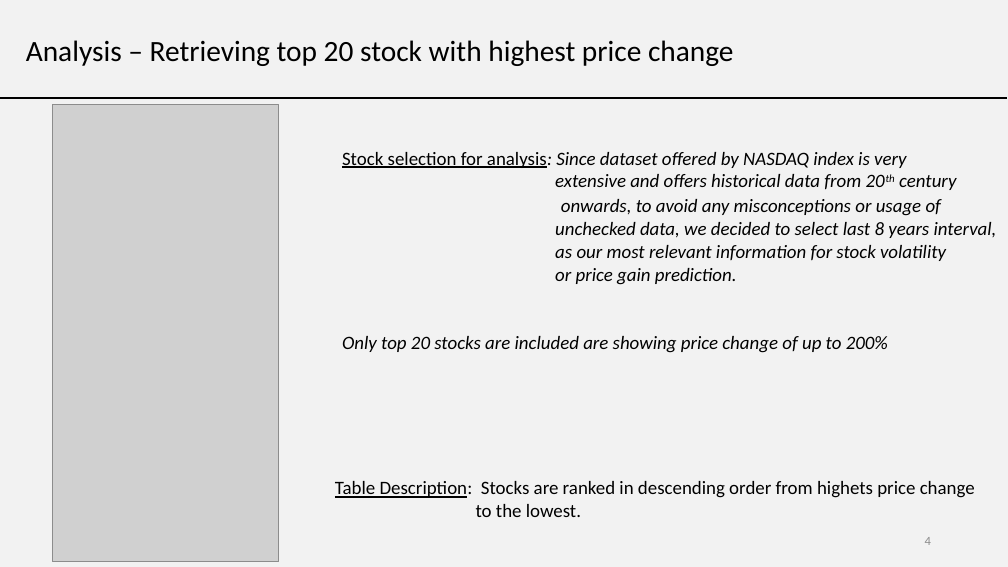
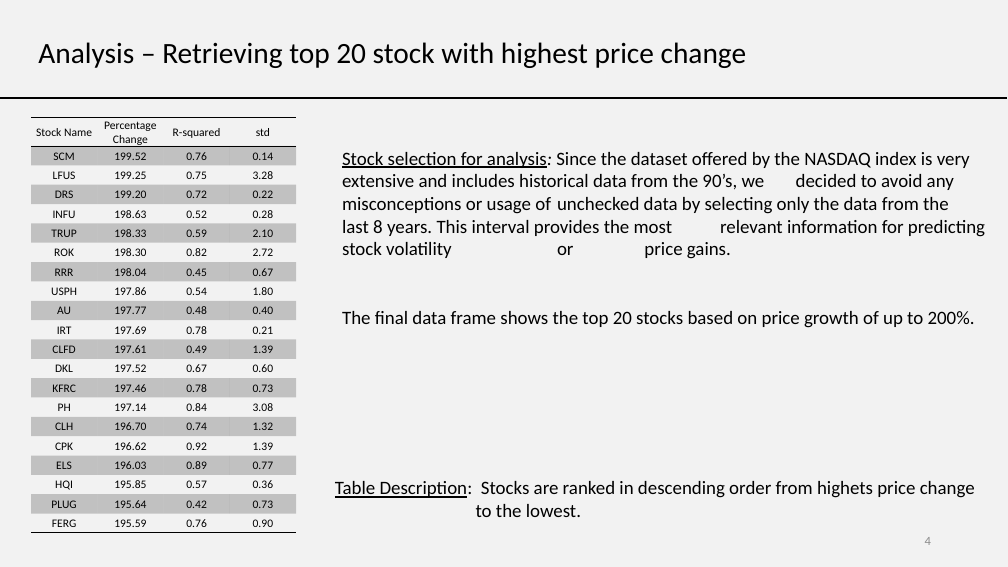
Before and after one commit to LevanGetia/Project-1, a slide deck: slide 4 of Project1 - stocks analysis PPT.pptx. Drawn at 1008x567 pixels with LibreOffice and Linux fonts; fonts in the diff are those of the drawing; grey boxes stand for pictures. Boxes give left, top, right and bottom in pixels: in the first picture for what was removed or moved away, otherwise in the second. Text is boxed around its words. In the diff, an @@ line names an element or a change of style, - is before the commit and + after.

```diff
--- a/Project1 - stocks analysis PPT.pptx
+++ b/Project1 - stocks analysis PPT.pptx
@@ text "Analysis – Retrieving top 20 ...": place and size @@
-text "Analysis – Retrieving top 20 ..." at <box>26,40,734,66</box>
+text "Analysis – Retrieving top 20 ..." at <box>38,42,747,68</box>
@@ table added at <box>31,117,297,533</box>, 21 rows, 4 columns @@
+Stock Name | Percentage Change | R-squared | std
+SCM | 199.52 | 0.76 | 0.14
+LFUS | 199.25 | 0.75 | 3.28
+DRS | 199.20 | 0.72 | 0.22
+INFU | 198.63 | 0.52 | 0.28
+TRUP | 198.33 | 0.59 | 2.10
+ROK | 198.30 | 0.82 | 2.72
+RRR | 198.04 | 0.45 | 0.67
+USPH | 197.86 | 0.54 | 1.80
+AU | 197.77 | 0.48 | 0.40
+IRT | 197.69 | 0.78 | 0.21
+CLFD | 197.61 | 0.49 | 1.39
+DKL | 197.52 | 0.67 | 0.60
+KFRC | 197.46 | 0.78 | 0.73
+PH | 197.14 | 0.84 | 3.08
+CLH | 196.70 | 0.74 | 1.32
+CPK | 196.62 | 0.92 | 1.39
+ELS | 196.03 | 0.89 | 0.77
+HQI | 195.85 | 0.57 | 0.36
+PLUG | 195.64 | 0.42 | 0.73
+FERG | 195.59 | 0.76 | 0.90
@@ picture removed at <box>52,104,279,562</box> @@
@@ text at <box>342,152,985,328</box>: text changed; italic off @@
-Stock selection for analysis: Since dataset offered by NASDAQ index is very
-extensive and offers historical data from 20th century
-onwards, to avoid any misconceptions or usage of
-unchecked data, we decided to select last 8 years interval,
-as our most relevant information for stock volatility
-or price gain prediction.
-Only top 20 stocks are included are showing price change of up to 200%
+Stock selection for analysis: Since the dataset offered by the NASDAQ index is very extensive and includes historical data from the 90’s, we decided to avoid any misconceptions or usage of unchecked data by selecting only the data from the last 8 years. This interval provides the most relevant information for predicting stock volatility or price gains.
+The final data frame shows the top 20 stocks based on price growth of up to 200%.
```
Also in this commit, not shown: 9 other slides changed, 1 other file.
